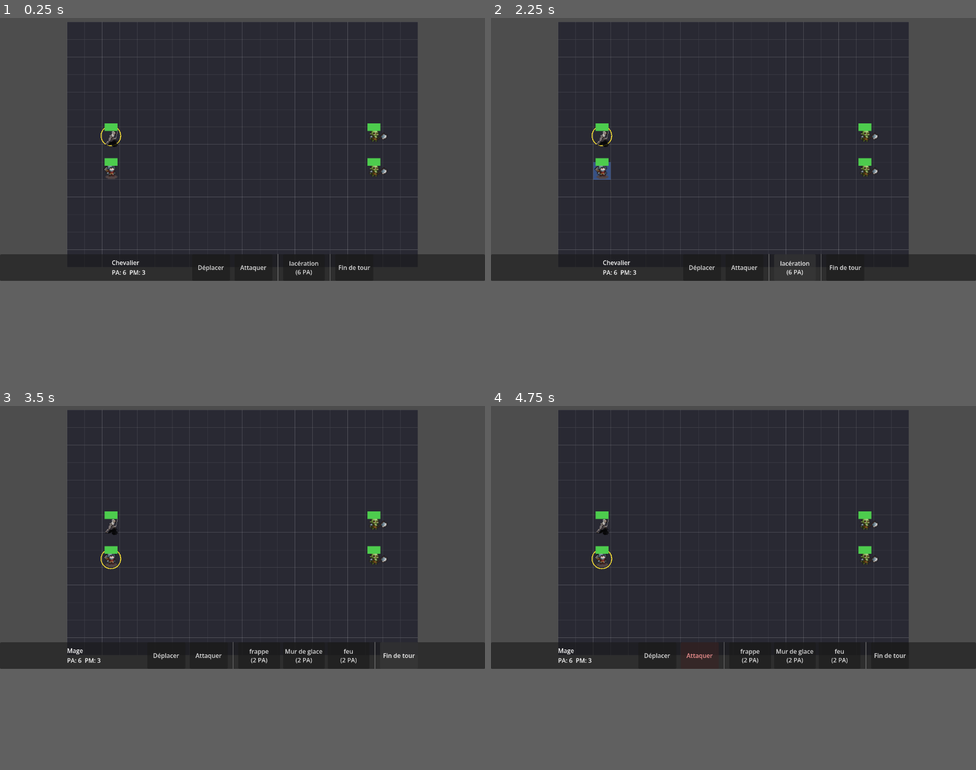
Above: before the commit, frames 1-4 (two rows, left to right).
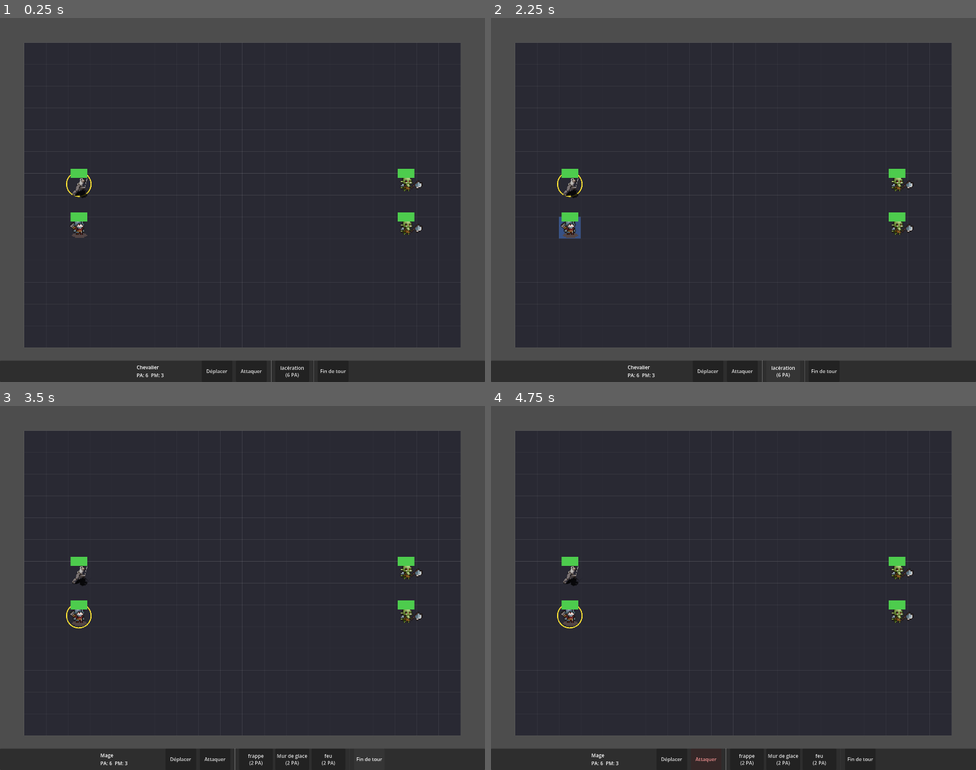
Above: after the commit, the same moments.

Repository: Essy7126/dungeon-draft-v-2
Game: Godot game, scene res://battle.tscn
Same seed, same stepped clock (60 frames per second), same inputs: the game is played once before the commit and once after it.
Inputs:
- Up to frame 1 (0.25 s): no input
- Up to frame 2 (2.25 s): click "Déplacer" at 0.5 s; click "Attaquer" at 1.25 s; click "lacération (6 PA)" at 2 s
- Up to frame 3 (3.5 s): click "Fin de tour" at 2.75 s
- Up to frame 4 (4.75 s): click "Déplacer" at 3.5 s; click "Attaquer" at 4.25 s
In our replay, the window is 800x450 before the commit and 800x617 after it. These sizes can differ from the game's own. Grey fills any space a smaller window leaves; there, only what the larger window draws over its background counts as a difference.

The runs differ from the first frame. In frame 1, 23% of the frame differs, in the area x 0-100%, y 1-100%; in frame 2, 23%; in frame 3, 23%; in frame 4, 23%.

Commit message:
repo jeremy
floue

Diff:
--- a/battle.tscn
+++ b/battle.tscn
@@ -3,4 +3,5 @@
 [ext_resource type="Script" uid="uid://coox5sq37keko" path="res://battle/battle.gd" id="1_ip7xm"]
 
 [node name="Battle" type="Node2D" unique_id=1156281053]
+texture_filter = 1
 script = ExtResource("1_ip7xm")
--- a/data/spells/boule_de_feu.tres
+++ b/data/spells/boule_de_feu.tres
@@ -10,4 +10,5 @@
 aoe_shape = 1
 aoe_size = 2
 damage = 20
+terrain_effect = 1
 metadata/_custom_type_script = "uid://bd5080ch70ymn"
--- a/data/spells/soin.tres
+++ b/data/spells/soin.tres
@@ -5,6 +5,5 @@
 [resource]
 script = ExtResource("1_vftmu")
 spell_name = "Soin"
-target_type = 1
 heal = 11
 metadata/_custom_type_script = "uid://bd5080ch70ymn"
--- /dev/null
+++ b/data/units/terrain.tres
@@ -0,0 +1,9 @@
+[gd_resource type="Resource" script_class="TerrainEffectData" format=3 uid="uid://b6utveihynose"]
+
+[ext_resource type="Script" uid="uid://c15pw2f0yrhuh" path="res://data/terrain_effect_data.gd" id="1_k2bv0"]
+
+[resource]
+script = ExtResource("1_k2bv0")
+color = Color(0.5019608, 0.8980392, 0.5019608, 1)
+trigger = 2
+metadata/_custom_type_script = "uid://c15pw2f0yrhuh"
--- a/project.godot
+++ b/project.godot
@@ -17,8 +17,8 @@
 
 [display]
 
-window/size/viewport_width=1280
-window/size/viewport_height=720
+window/size/viewport_width=1580
+window/size/viewport_height=1220
 
 [physics]
 
--- a/units/hero.tscn
+++ b/units/hero.tscn
@@ -110,7 +110,9 @@
 }]
 
 [node name="Hero" type="CharacterBody2D" unique_id=201722812]
+texture_filter = 1
 
 [node name="AnimatedSprite2D" type="AnimatedSprite2D" parent="." unique_id=1762770427]
+texture_filter = 1
 position = Vector2(745, 591)
 sprite_frames = SubResource("SpriteFrames_slotg")
